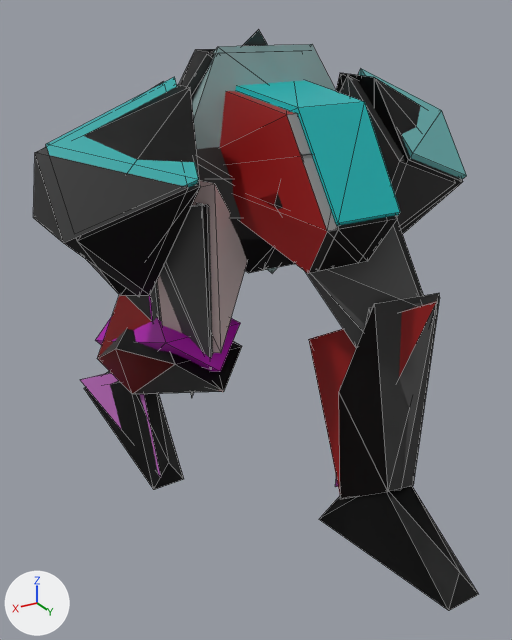
The glTF model base/kn_mino.glb as it was, and as the next commit left it.
Before and after are seen from a 50 mm lens placed at (5.16, 8.89, 7.54), pointed at (0.08, 0.41, 3.31). Lighting does not change. The marker at lower left points along +X, +Y and +Z. The first picture is the older version. Mesh edges are drawn as thin lines. Where no turn or scale is listed for an object, it has been applied to the vertices.

The older version as bpy lines, for what is in view:
```python
me_head = bpy.data.meshes.new('head')
me_head.from_pydata(...)  # 10 vertices, 14 faces; spans x -0.98..0.93, y -1.67..1.47, z -1.17..0.94
me_head.materials.append(mat_kn_mino_10)  # cyan #00b2b2
me_right_leg3 = bpy.data.meshes.new('Right_Leg3')
me_right_leg3.from_pydata([(-0.02, 0.53, -2.78), (0.55, -0.24, -0.64), (0.33, -0.62, -2.93), (0.05, 0.57, -0.37), (0.1, -1.06, -0.52), (-1.07, -0.33, -1.45), (-0.47, -0.64, -2.92)], [], [(5, 4, 1), (1, 3, 5), (2, 1, 4), (0, 6, 5), (3, 0, 5), (6, 2, 4), (2, 6, 0), (4, 5, 6), (0, 3, 1), (0, 1, 2)])
me_right_leg3.materials.append(mat_kn_mino_4)  # dark grey #4b4b4b
ob_cockpit = bpy.data.objects.new('cockpit', None)
ob_cockpit.parent = ob_dummy_basea1
ob_cockpit.location = (0.0, 0.862, -0.153)
ob_head = bpy.data.objects.new('head', me_head)
ob_head.location = (-0.26, 0.97, 5.8)
ob_right_leg3 = bpy.data.objects.new('Right_Leg3', me_right_leg3)
ob_right_leg3.location = (1.12, 0.33, 5.71)
# also in view: 'Left_Leg3' at (-1.02, 1.22, 4.47); 'Left_PodA3' at (-2.37, 0.31, 5.38); 'Right_Calf3' at (1.09, -0.74, 2.55); 'Left_Calf2' at (-1.3, 1.77, 2.32); 'Left_PodA1' at (-2.53, 0.31, 5.38)
```
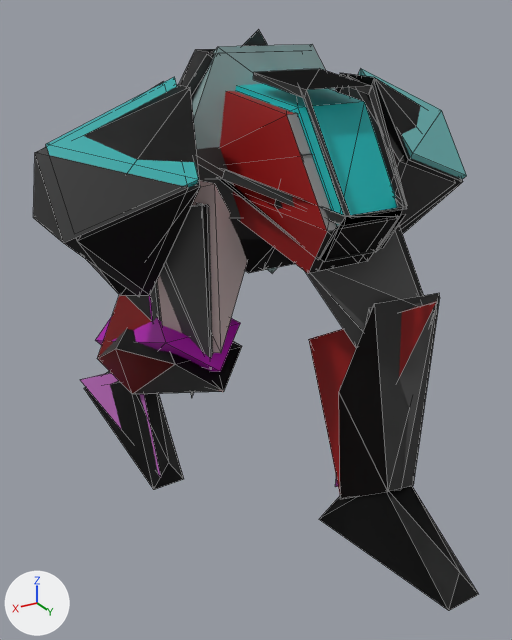
Where the change shows, as pixel boxes [x1, y1, x2, y2] in the pictures (512 x 640 px):
'cockpit', now drawn: after [216, 68, 407, 262]

Edits to the bpy script that builds the scene:
```text
Add mat_kn_mino_7:
    mat_kn_mino_7 = principled_material('kn_mino.7')
    mat_kn_mino_7.base_color = (0.445, 0.445, 0.445)  # grey #b2b2b2
Add me_cockpit:
    me_cockpit.from_pydata(...)  # 40 vertices, 48 faces; spans x -1.12..1.1, y -1.24..0.82, z -0.9..1.24
    me_cockpit.materials.append(mat_kn_mino_7)  # grey #b2b2b2
Change ob_cockpit:
    ob_cockpit: bpy.data.objects.new('cockpit', None) -> bpy.data.objects.new('cockpit', me_cockpit)
```
